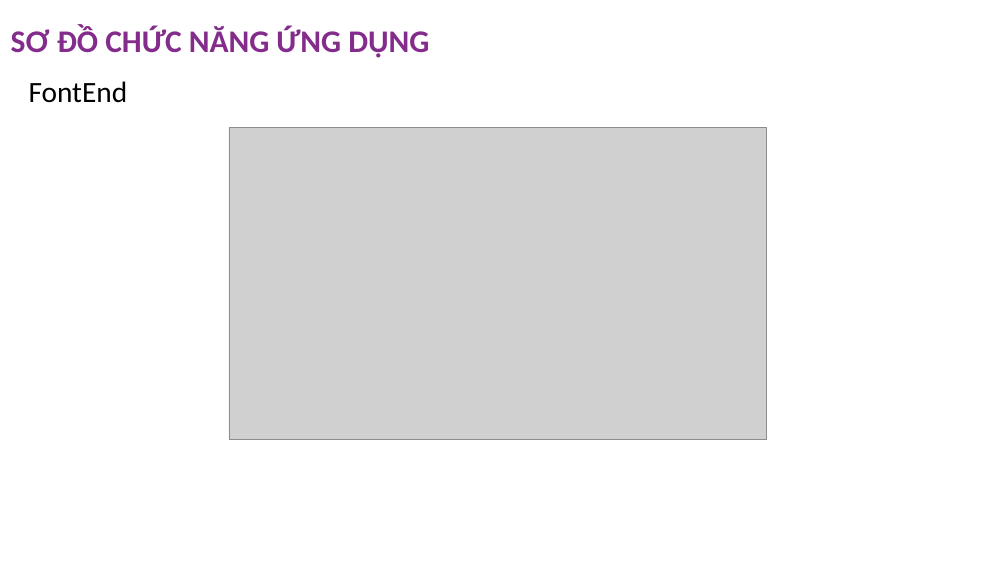
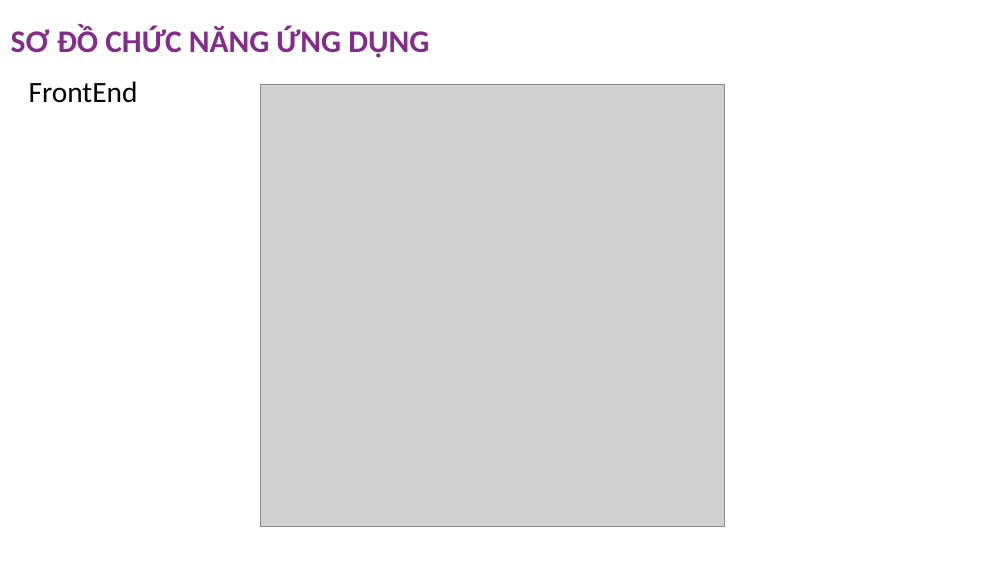
Before and after one commit to Kutelata/Big_Mart, a slide deck: slide 5 of Document/BigMart_Slide.pptx. Drawn at 1008x567 pixels with LibreOffice and Linux fonts; fonts in the diff are those of the drawing; grey boxes stand for pictures; background and template pictures are left out. Boxes give left, top, right and bottom in pixels: in the first picture for what was removed or moved away, otherwise in the second. Text is boxed around its words. In the diff, an @@ line names an element or a change of style, - is before the commit and + after.

```diff
--- a/Document/BigMart_Slide.pptx
+++ b/Document/BigMart_Slide.pptx
@@ text at <box>29,81,138,103</box>: text changed @@
-FontEnd
+FrontEnd
@@ picture: place and size @@
-picture at <box>229,128,767,440</box>
+picture at <box>261,85,725,526</box>
```
Also in this commit, not shown: 6 other slides changed, 6 other files.
